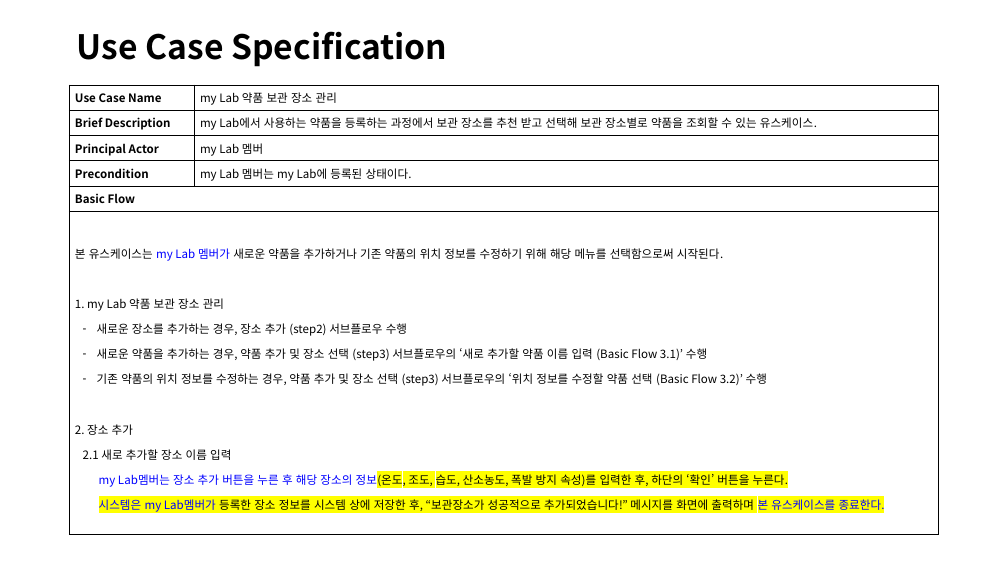
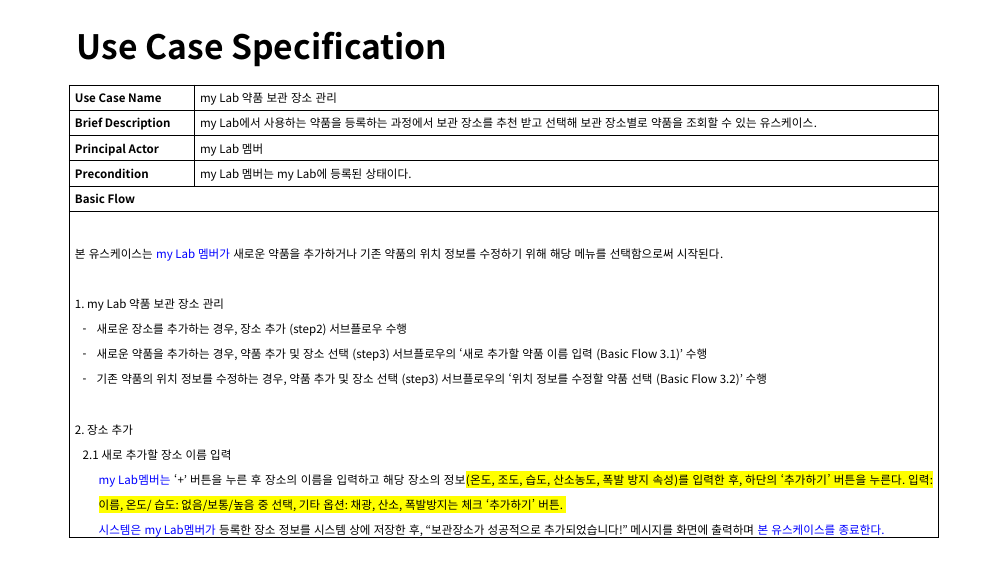
Before and after one commit to jisukim97/ChemicalManagementApplication, a slide deck: slide 1 of Document/4_수정중/SRS/191208 UC Spec - 1번, 2번, 3번, 4번.pptx. Drawn at 1008x567 pixels with LibreOffice and Linux fonts; fonts in the diff are those of the drawing. Boxes give left, top, right and bottom in pixels: in the first picture for what was removed or moved away, otherwise in the second. Text is boxed around its words. In the diff, an @@ line names an element or a change of style, - is before the commit and + after.

```diff
--- a/Document/4_수정중/SRS/191208 UC Spec - 1번, 2번, 3번, 4번.pptx
+++ b/Document/4_수정중/SRS/191208 UC Spec - 1번, 2번, 3번, 4번.pptx
@@ table at bbox=[70, 85, 939, 542] @@
-row 6, column 1: 본 유스케이스는 my Lab 멤버가 새로운 약품을 추가하거나 기존 약품의 위치 정보를 수정하기 위해 해당 메뉴를 선택함으로써 시작된다. / 1. my Lab 약품 보관 장소 관리 / 새로운 장소를 추가하는 경우, 장소 추가 (step2) 서브플로우 수행 / 새로운 약품을 추가하는 경우, 약품 추가 및 장소 선택 (step3) 서브플로우의 ‘새로 추가할 약품 이름 입력 (Basic Flow 3.1)’ 수행 / 기존 약품의 위치 정보를 수정하는 경우, 약품 추가 및 장소 선택 (step3) 서브플로우의 ‘위치 정보를 수정할 약품 선택 (Basic Flow 3.2)’ 수행 / 2. 장소 추가 / 2.1 새로 추가할 장소 이름 입력 / my Lab멤버는 장소 추가 버튼을 누른 후 해당 장소의 정보(온도, 조도, 습도, 산소농도, 폭발 방지 속성)를 입력한 후, 하단의 ‘확인’ 버튼을 누른다. / 시스템은 my Lab멤버가 등록한 장소 정보를 시스템 상에 저장한 후, “보관장소가 성공적으로 추가되었습니다!” 메시지를 화면에 출력하며 본 유스케이스를 종료한다.
+row 6, column 1: 본 유스케이스는 my Lab 멤버가 새로운 약품을 추가하거나 기존 약품의 위치 정보를 수정하기 위해 해당 메뉴를 선택함으로써 시작된다. / 1. my Lab 약품 보관 장소 관리 / 새로운 장소를 추가하는 경우, 장소 추가 (step2) 서브플로우 수행 / 새로운 약품을 추가하는 경우, 약품 추가 및 장소 선택 (step3) 서브플로우의 ‘새로 추가할 약품 이름 입력 (Basic Flow 3.1)’ 수행 / 기존 약품의 위치 정보를 수정하는 경우, 약품 추가 및 장소 선택 (step3) 서브플로우의 ‘위치 정보를 수정할 약품 선택 (Basic Flow 3.2)’ 수행 / 2. 장소 추가 / 2.1 새로 추가할 장소 이름 입력 / my Lab멤버는 ‘+’ 버튼을 누른 후 장소의 이름을 입력하고 해당 장소의 정보(온도, 조도, 습도, 산소농도, 폭발 방지 속성)를 입력한 후, 하단의 ‘추가하기’ 버튼을 누른다. 입력: 이름, 온도/ 습도: 없음/보통/높음 중 선택, 기타 옵션: 채광, 산소, 폭발방지는 체크 ‘추가하기’ 버튼. / 시스템은 my Lab멤버가 등록한 장소 정보를 시스템 상에 저장한 후, “보관장소가 성공적으로 추가되었습니다!” 메시지를 화면에 출력하며 본 유스케이스를 종료한다.
```
Also in this commit, not shown: 12 other slides changed, 2 other files.
